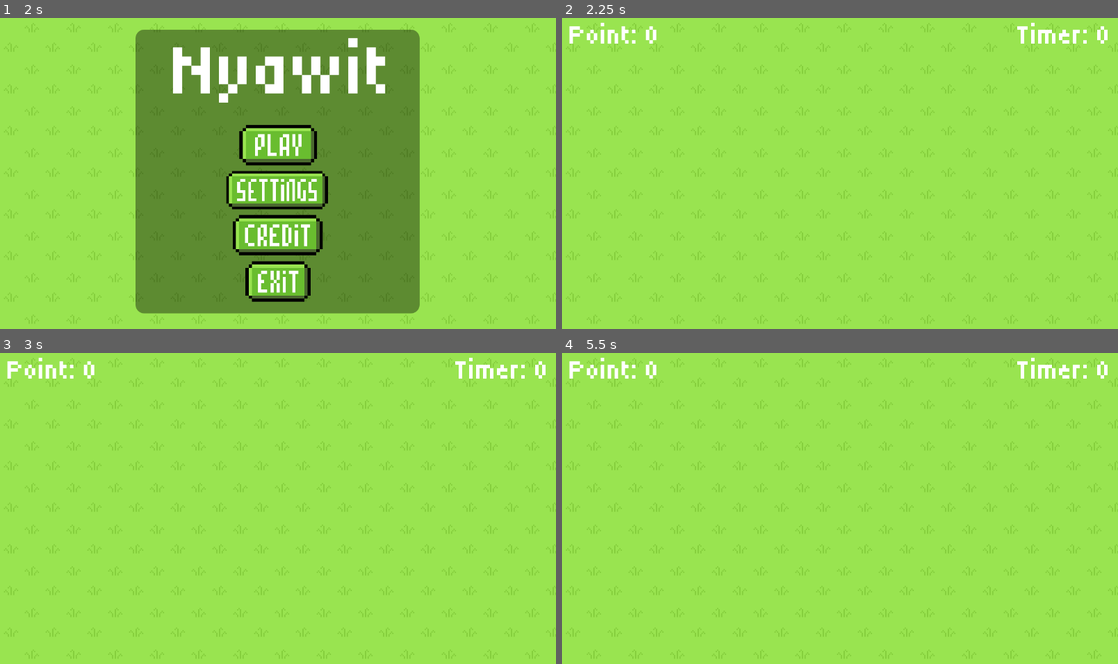
Above: before the commit, frames 1-4 (two rows, left to right).
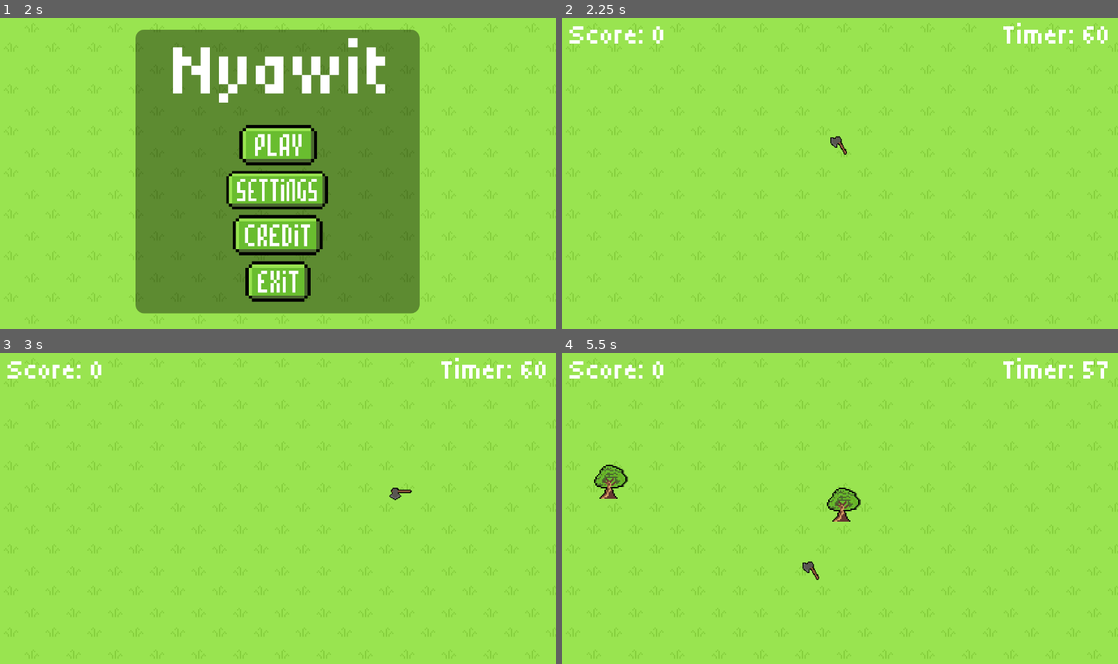
Above: after the commit, the same moments.

Repository: Blitzshooters/nyawit
Game: Godot game, scene res://Scenes/main.tscn
Same seed, same stepped clock (60 frames per second), same inputs: the game is played once before the commit and once after it. Sound files missing from this copy of the repository are replaced by a short silence.
Inputs (mouse positions are in pixels of both pictures, inside the frame that each line leads up to):
- Up to frame 1 (2 s): click (278, 189) at 0.5 s; click (489, 304) at 1.25 s
- Up to frame 2 (2.25 s): click (840, 145) at 2 s
- Up to frame 3 (3 s): tap Enter at 2.75 s; move the mouse to (400, 492) at 2.77 s; click (400, 492) at 2.92 s
- Up to frame 4 (5.5 s): tap Space at 3.5, 5 s; move the mouse to (728, 524) at 3.52 s; click (728, 524) at 3.67 s; tap Enter at 4.25 s; move the mouse to (895, 440) at 4.27 s; click (895, 440) at 4.42 s; move the mouse to (812, 570) at 5.02 s; click (812, 570) at 5.17 s

Frame 1 is identical in both runs. In frame 2, 0.8% of the frame differs, in the area x 1-96%, y 1-44%; in frame 3, 0.8%; in frame 4, 1.7%, in the area x 1-99%, y 1-73%.

Commit message:
feat: implement full gameplay - spawn trees/sawit, score, timer, pause, game over, axe cursor, settings autoload

Diff:
--- a/Scenes/gameplay.tscn
+++ b/Scenes/gameplay.tscn
@@ -2,20 +2,55 @@
 
 [ext_resource type="Script" uid="uid://buoeycebouu52" path="res://Scripts/gameplay.gd" id="1_wbxth"]
 [ext_resource type="FontFile" uid="uid://dsyubgcuupvn2" path="res://Font/Tiny5-Regular.ttf" id="2_wbxth"]
+[ext_resource type="Texture2D" uid="uid://btj3lojisical" path="res://Png/Ui2.png" id="3_rlidi"]
+[ext_resource type="Texture2D" uid="uid://dh6vs5h8iynjb" path="res://Png/Ui2onclick.png" id="4_1qnfl"]
+[ext_resource type="Texture2D" uid="uid://c5tbnhpdjjpk" path="res://Png/Ui1.png" id="5_urrcd"]
+[ext_resource type="Texture2D" uid="uid://f4fqstyg2msa" path="res://Png/Ui1onclick.png" id="6_puebw"]
+
+[sub_resource type="StyleBoxFlat" id="StyleBoxFlat_rlidi"]
+bg_color = Color(0.003921569, 0.003921569, 0.003921569, 0.39215687)
+corner_radius_top_left = 20
+corner_radius_top_right = 20
+corner_radius_bottom_right = 20
+corner_radius_bottom_left = 20
+
+[sub_resource type="AtlasTexture" id="AtlasTexture_rlidi"]
+atlas = ExtResource("5_urrcd")
+region = Rect2(4, 8, 25, 13)
+
+[sub_resource type="AtlasTexture" id="AtlasTexture_1qnfl"]
+atlas = ExtResource("6_puebw")
+region = Rect2(4, 8, 25, 13)
+
+[sub_resource type="AtlasTexture" id="AtlasTexture_urrcd"]
+atlas = ExtResource("3_rlidi")
+region = Rect2(9, 86, 43, 14)
+
+[sub_resource type="AtlasTexture" id="AtlasTexture_puebw"]
+atlas = ExtResource("4_1qnfl")
+region = Rect2(9, 86, 43, 14)
+
+[sub_resource type="AtlasTexture" id="AtlasTexture_5h7oy"]
+atlas = ExtResource("3_rlidi")
+region = Rect2(9, 86, 43, 14)
+
+[sub_resource type="AtlasTexture" id="AtlasTexture_ltefv"]
+atlas = ExtResource("4_1qnfl")
+region = Rect2(9, 86, 43, 14)
 
 [node name="Gameplay" type="Node2D" unique_id=1522893207]
 script = ExtResource("1_wbxth")
 
 [node name="CanvasLayer" type="CanvasLayer" parent="." unique_id=1391303074]
 
-[node name="PointLabel" type="Label" parent="CanvasLayer" unique_id=1151410765]
+[node name="ScoreLabel" type="Label" parent="CanvasLayer" unique_id=1151410765]
 offset_left = 17.0
 offset_top = 6.0
 offset_right = 225.0
 offset_bottom = 78.0
 theme_override_fonts/font = ExtResource("2_wbxth")
 theme_override_font_sizes/font_size = 64
-text = "Point: 0"
+text = "Score: 0"
 
 [node name="TimerLabel" type="Label" parent="CanvasLayer" unique_id=5742155]
 anchors_preset = 1
@@ -29,3 +64,193 @@
 theme_override_fonts/font = ExtResource("2_wbxth")
 theme_override_font_sizes/font_size = 64
 text = "Timer: 0"
+
+[node name="PauseMenu" type="Control" parent="CanvasLayer" unique_id=945697896]
+visible = false
+layout_mode = 3
+anchors_preset = 0
+offset_right = 1280.0
+offset_bottom = 720.0
+
+[node name="PanelContainer" type="PanelContainer" parent="CanvasLayer/PauseMenu" unique_id=2045116718]
+layout_mode = 1
+anchors_preset = 8
+anchor_left = 0.5
+anchor_top = 0.5
+anchor_right = 0.5
+anchor_bottom = 0.5
+offset_left = -327.0
+offset_top = -103.5
+offset_right = 327.0
+offset_bottom = 103.5
+grow_horizontal = 2
+grow_vertical = 2
+theme_override_styles/panel = SubResource("StyleBoxFlat_rlidi")
+
+[node name="PauseLabel" type="Label" parent="CanvasLayer/PauseMenu" unique_id=513607110]
+layout_mode = 1
+anchors_preset = 8
+anchor_left = 0.5
+anchor_top = 0.5
+anchor_right = 0.5
+anchor_bottom = 0.5
+offset_left = -288.0
+offset_top = -56.5
+offset_right = 288.0
+offset_bottom = 56.5
+grow_horizontal = 2
+grow_vertical = 2
+theme_override_fonts/font = ExtResource("2_wbxth")
+theme_override_font_sizes/font_size = 100
+text = "Game Paused"
+
+[node name="PlayTextureButton" type="TextureButton" parent="CanvasLayer/PauseMenu" unique_id=150513338]
+custom_minimum_size = Vector2(200, 100)
+layout_mode = 1
+anchors_preset = 2
+anchor_top = 1.0
+anchor_bottom = 1.0
+offset_left = 6.0
+offset_top = -109.0
+offset_right = 206.0
+offset_bottom = -9.0
+grow_vertical = 0
+texture_normal = SubResource("AtlasTexture_rlidi")
+texture_pressed = SubResource("AtlasTexture_1qnfl")
+ignore_texture_size = true
+stretch_mode = 5
+
+[node name="MainMenuTextureButton" type="TextureButton" parent="CanvasLayer/PauseMenu" unique_id=361051262]
+custom_minimum_size = Vector2(300, 100)
+layout_mode = 1
+anchors_preset = 3
+anchor_left = 1.0
+anchor_top = 1.0
+anchor_right = 1.0
+anchor_bottom = 1.0
+offset_left = -309.0
+offset_top = -109.0
+offset_right = -9.0
+offset_bottom = -9.0
+grow_horizontal = 0
+grow_vertical = 0
+texture_normal = SubResource("AtlasTexture_urrcd")
+texture_pressed = SubResource("AtlasTexture_puebw")
+ignore_texture_size = true
+stretch_mode = 5
+
+[node name="GameOverMenu1" type="Control" parent="CanvasLayer" unique_id=36495040]
+visible = false
+layout_mode = 3
+anchors_preset = 0
+offset_right = 1281.0
+offset_bottom = 720.0
+
+[node name="PanelContainer" type="PanelContainer" parent="CanvasLayer/GameOverMenu1" unique_id=602000327]
+layout_mode = 1
+anchors_preset = 8
+anchor_left = 0.5
+anchor_top = 0.5
+anchor_right = 0.5
+anchor_bottom = 0.5
+offset_left = -327.0
+offset_top = -103.5
+offset_right = 327.0
+offset_bottom = 103.5
+grow_horizontal = 2
+grow_vertical = 2
+theme_override_styles/panel = SubResource("StyleBoxFlat_rlidi")
+
+[node name="GameOverLabel" type="Label" parent="CanvasLayer/GameOverMenu1" unique_id=2124867282]
+layout_mode = 1
+anchors_preset = 8
+anchor_left = 0.5
+anchor_top = 0.5
+anchor_right = 0.5
+anchor_bottom = 0.5
+offset_left = -300.5
+offset_top = -56.5
+offset_right = 312.5
+offset_bottom = 56.5
+grow_horizontal = 2
+grow_vertical = 2
+theme_override_fonts/font = ExtResource("2_wbxth")
+theme_override_font_sizes/font_size = 100
+text = "Hidup J*****i!"
+
+[node name="MainMenuTextureButton" type="TextureButton" parent="CanvasLayer/GameOverMenu1" unique_id=1727819897]
+custom_minimum_size = Vector2(300, 100)
+layout_mode = 1
+anchors_preset = 3
+anchor_left = 1.0
+anchor_top = 1.0
+anchor_right = 1.0
+anchor_bottom = 1.0
+offset_left = -309.0
+offset_top = -109.0
+offset_right = -9.0
+offset_bottom = -9.0
+grow_horizontal = 0
+grow_vertical = 0
+texture_normal = SubResource("AtlasTexture_5h7oy")
+texture_pressed = SubResource("AtlasTexture_ltefv")
+ignore_texture_size = true
+stretch_mode = 5
+
+[node name="GameOverMenu2" type="Control" parent="CanvasLayer" unique_id=1242346180]
+visible = false
+layout_mode = 3
+anchors_preset = 0
+offset_right = 1281.0
+offset_bottom = 720.0
+
+[node name="PanelContainer" type="PanelContainer" parent="CanvasLayer/GameOverMenu2" unique_id=2093764091]
+layout_mode = 1
+anchors_preset = 8
+anchor_left = 0.5
+anchor_top = 0.5
+anchor_right = 0.5
+anchor_bottom = 0.5
+offset_left = -538.5
+offset_top = -103.5
+offset_right = 538.5
+offset_bottom = 103.5
+grow_horizontal = 2
+grow_vertical = 2
+theme_override_styles/panel = SubResource("StyleBoxFlat_rlidi")
+
+[node name="GameOverLabel" type="Label" parent="CanvasLayer/GameOverMenu2" unique_id=1961170720]
+layout_mode = 1
+anchors_preset = 8
+anchor_left = 0.5
+anchor_top = 0.5
+anchor_right = 0.5
+anchor_bottom = 0.5
+offset_left = -508.0
+offset_top = -56.5
+offset_right = 518.0
+offset_bottom = 56.5
+grow_horizontal = 2
+grow_vertical = 2
+theme_override_fonts/font = ExtResource("2_wbxth")
+theme_override_font_sizes/font_size = 100
+text = "Hey, antek antek-asing!"
+
+[node name="MainMenuTextureButton" type="TextureButton" parent="CanvasLayer/GameOverMenu2" unique_id=19145204]
+custom_minimum_size = Vector2(300, 100)
+layout_mode = 1
+anchors_preset = 3
+anchor_left = 1.0
+anchor_top = 1.0
+anchor_right = 1.0
+anchor_bottom = 1.0
+offset_left = -309.0
+offset_top = -109.0
+offset_right = -9.0
+offset_bottom = -9.0
+grow_horizontal = 0
+grow_vertical = 0
+texture_normal = SubResource("AtlasTexture_5h7oy")
+texture_pressed = SubResource("AtlasTexture_ltefv")
+ignore_texture_size = true
+stretch_mode = 5
--- a/Scripts/axe_cursor.gd
+++ b/Scripts/axe_cursor.gd
@@ -1,11 +1,15 @@
 extends AnimatedSprite2D
 
+func _ready() -> void:
+	Input.set_mouse_mode(Input.MOUSE_MODE_HIDDEN)
+	play("Idle")
 
-# Called when the node enters the scene tree for the first time.
-func _ready() -> void:
-	pass # Replace with function body.
+func _process(_delta: float) -> void:
+	global_position = get_global_mouse_position()
 
-
-# Called every frame. 'delta' is the elapsed time since the previous frame.
-func _process(delta: float) -> void:
-	pass
+func _input(event: InputEvent) -> void:
+	if event is InputEventMouseButton and event.button_index == MOUSE_BUTTON_LEFT:
+		if event.pressed:
+			play("OnClick")
+		else:
+			play("Idle")
--- /dev/null
+++ b/Scripts/game_settings.gd
@@ -0,0 +1,9 @@
+extends Node
+
+## Singleton untuk menyimpan nilai pengaturan antar scene.
+## Tambahkan script ini sebagai Autoload dengan nama "GameSettings" di:
+##   Project > Project Settings > Globals > Autoload
+
+var music_volume: float = 50.0
+var sfx_volume: float   = 50.0
+var speed_value: float  = 50.0
--- a/Scripts/gameplay.gd
+++ b/Scripts/gameplay.gd
@@ -1,11 +1,212 @@
 extends Node2D
 
-
-# Called when the node enters the scene tree for the first time.
+# ── Referensi scene spawn ─────────────────────────────────────────────────────
+const TREE_SCENE  := preload("res://Sprite/tree.tscn")
+const SAWIT_SCENE := preload("res://Sprite/sawit.tscn")
+const CURSOR_SCENE := preload("res://Sprite/axe_cursor.tscn")
+
+# ── Referensi audio ───────────────────────────────────────────────────────────
+const SFX_HIT    := preload("res://Audio/hittree.mp3")
+const BGM_STREAM := preload("res://Audio/gameplay.mp3")
+const WIN_STREAM := preload("res://Audio/hidup jokowi.mp3")
+const LOSE_STREAM:= preload("res://Audio/antek antek asing.mp3")
+
+# ── Referensi node UI (dari CanvasLayer) ──────────────────────────────────────
+@onready var score_label: Label         = $CanvasLayer/ScoreLabel
+@onready var timer_label: Label         = $CanvasLayer/TimerLabel
+@onready var pause_menu: Control        = $CanvasLayer/PauseMenu
+@onready var game_over_menu1: Control   = $CanvasLayer/GameOverMenu1
+@onready var game_over_menu2: Control   = $CanvasLayer/GameOverMenu2
+
+# Tombol di PauseMenu
+@onready var pause_play_btn: TextureButton     = $CanvasLayer/PauseMenu/PlayTextureButton
+@onready var pause_menu_btn: TextureButton     = $CanvasLayer/PauseMenu/MainMenuTextureButton
+
+# Tombol di GameOverMenu1 & 2
+@onready var go1_menu_btn: TextureButton = $CanvasLayer/GameOverMenu1/MainMenuTextureButton
+@onready var go2_menu_btn: TextureButton = $CanvasLayer/GameOverMenu2/MainMenuTextureButton
+
+# ── Variabel game ─────────────────────────────────────────────────────────────
+var score: int = 0
+var time_left: float = 60.0
+var game_active: bool = false
+var paused: bool = false
+
+# Spawn interval: diambil dari speed setting (0-100) lalu dimap ke detik
+# speed=0  → interval 3.0 detik (lambat)
+# speed=100 → interval 0.3 detik (cepat)
+var spawn_interval: float = 1.5   # nilai awal, akan di-override dari settings
+var spawn_timer: float = 0.0
+
+# Percepatan spawn: setiap detik interval dikurangi sedikit, minimal 0.2 detik
+const MIN_SPAWN_INTERVAL := 0.2
+const ACCELERATION := 0.02   # dikurangi per detik
+
+# ── Audio players ─────────────────────────────────────────────────────────────
+var bgm_player: AudioStreamPlayer
+var sfx_player: AudioStreamPlayer
+var end_player: AudioStreamPlayer
+
+# ── Pengaturan dari Settings (disimpan di global atau langsung baca) ──────────
+# Kita gunakan autoload sederhana via ProjectSettings; jika belum ada, fallback default
+var music_volume: float = 50.0
+var sfx_volume: float   = 50.0
+var speed_setting: float = 50.0   # 0-100
+
+# ── Spawn area ────────────────────────────────────────────────────────────────
+const VIEWPORT_W := 1280.0
+const VIEWPORT_H := 720.0
+const MARGIN_TOP := 100.0   # hindari area HUD atas
+const MARGIN     := 60.0
+
+# ─────────────────────────────────────────────────────────────────────────────
+
 func _ready() -> void:
-	pass # Replace with function body.
-
-
-# Called every frame. 'delta' is the elapsed time since the previous frame.
+	# Baca pengaturan dari GameSettings autoload
+	music_volume  = GameSettings.music_volume
+	sfx_volume    = GameSettings.sfx_volume
+	speed_setting = GameSettings.speed_value
+
+	# Hitung interval spawn awal dari speed setting
+	# speed 0 → 3.0s, speed 100 → 0.3s (linear)
+	spawn_interval = lerp(3.0, 0.3, speed_setting / 100.0)
+
+	# Setup audio
+	_setup_audio()
+
+	# Sembunyikan semua menu
+	pause_menu.visible = false
+	game_over_menu1.visible = false
+	game_over_menu2.visible = false
+
+	# Sambungkan tombol-tombol
+	pause_play_btn.pressed.connect(_on_resume_pressed)
+	pause_menu_btn.pressed.connect(_on_main_menu_pressed)
+	go1_menu_btn.pressed.connect(_on_main_menu_pressed)
+	go2_menu_btn.pressed.connect(_on_main_menu_pressed)
+
+	# Spawn cursor (pastikan cursor axe selalu di atas semua)
+	var cursor = CURSOR_SCENE.instantiate()
+	add_child(cursor)
+
+	game_active = true
+
+func _setup_audio() -> void:
+	# BGM
+	bgm_player = AudioStreamPlayer.new()
+	bgm_player.stream = BGM_STREAM
+	bgm_player.volume_db = linear_to_db(music_volume / 100.0)
+	bgm_player.autoplay = true
+	add_child(bgm_player)
+	bgm_player.finished.connect(func(): bgm_player.play())
+
+	# SFX (single player, bisa diganti AudioStreamPlayer jika ingin polyphonic)
+	sfx_player = AudioStreamPlayer.new()
+	sfx_player.stream = SFX_HIT
+	sfx_player.volume_db = linear_to_db(sfx_volume / 100.0)
+	add_child(sfx_player)
+
+	# End jingle player
+	end_player = AudioStreamPlayer.new()
+	add_child(end_player)
+
 func _process(delta: float) -> void:
-	pass
+	if not game_active or paused:
+		return
+
+	# ── Countdown timer ───────────────────────────────────────────────────────
+	time_left -= delta
+	timer_label.text = "Timer: %d" % max(0, int(ceil(time_left)))
+
+	if time_left <= 0.0:
+		_end_game()
+		return
+
+	# ── Spawn ─────────────────────────────────────────────────────────────────
+	spawn_timer += delta
+	if spawn_timer >= spawn_interval:
+		spawn_timer = 0.0
+		_spawn_object()
+
+		# Percepat spawn interval seiring waktu berlalu
+		spawn_interval = max(MIN_SPAWN_INTERVAL, spawn_interval - ACCELERATION * delta)
+
+func _input(event: InputEvent) -> void:
+	if event.is_action_pressed("ui_cancel"):   # Esc
+		if game_active:
+			if paused:
+				_resume()
+			else:
+				_pause()
+
+# ─── Spawn ────────────────────────────────────────────────────────────────────
+
+func _spawn_object() -> void:
+	var is_sawit := randf() < 0.5
+	var scene = SAWIT_SCENE if is_sawit else TREE_SCENE
+	var obj = scene.instantiate()
+
+	# Posisi acak di dalam viewport (hindari area HUD)
+	var rx := randf_range(MARGIN, VIEWPORT_W - MARGIN)
+	var ry := randf_range(MARGIN_TOP + MARGIN, VIEWPORT_H - MARGIN)
+	obj.position = Vector2(rx, ry)
+
+	# Sambungkan sinyal klik
+	obj.clicked.connect(_on_object_clicked.bind(is_sawit))
+
+	add_child(obj)
+
+# ─── Event handlers ───────────────────────────────────────────────────────────
+
+func _on_object_clicked(_node: Node2D, is_sawit: bool) -> void:
+	if not game_active:
+		return
+
+	# SFX tebang
+	sfx_player.play()
+
+	if is_sawit:
+		score -= 1
+	else:
+		score += 1
+
+	score_label.text = "Score: %d" % score
+
+func _pause() -> void:
+	paused = true
+	pause_menu.visible = true
+	get_tree().paused = true
+
+func _resume() -> void:
+	get_tree().paused = false
+	paused = false
+	pause_menu.visible = false
+
+func _on_resume_pressed() -> void:
+	_resume()
+
+func _on_main_menu_pressed() -> void:
+	# Pastikan game tidak pause saat kembali ke menu
+	get_tree().paused = false
+	Input.set_mouse_mode(Input.MOUSE_MODE_VISIBLE)
+	get_node("/root/Main").change_scene(load("res://Scenes/main_menu.tscn"))
+
+func _end_game() -> void:
+	game_active = false
+
+	# Hentikan BGM
+	bgm_player.stop()
+
+	# Tampilkan menu yang sesuai dan putar audio
+	if score >= 0:
+		game_over_menu1.visible = true
+		end_player.stream = WIN_STREAM
+	else:
+		game_over_menu2.visible = true
+		end_player.stream = LOSE_STREAM
+
+	end_player.volume_db = linear_to_db(music_volume / 100.0)
+	end_player.play()
+
+	# Kembalikan kursor sistem
+	Input.set_mouse_mode(Input.MOUSE_MODE_VISIBLE)
--- a/Scripts/sawit.gd
+++ b/Scripts/sawit.gd
@@ -1,11 +1,36 @@
 extends Area2D
 
+signal clicked(node)
 
-# Called when the node enters the scene tree for the first time.
+var _alive := true
+var _lifetime_timer := 0.0
+const LIFETIME := 2.0
+
+@onready var sprite: AnimatedSprite2D = $AnimatedSprite2D
+
 func _ready() -> void:
-	pass # Replace with function body.
+	sprite.play("default")
+	input_pickable = true
 
+func _process(delta: float) -> void:
+	if not _alive:
+		return
+	_lifetime_timer += delta
+	if _lifetime_timer >= LIFETIME:
+		_die_expired()
 
-# Called every frame. 'delta' is the elapsed time since the previous frame.
-func _process(delta: float) -> void:
-	pass
+func _input_event(_viewport, event: InputEvent, _shape_idx: int) -> void:
+	if not _alive:
+		return
+	if event is InputEventMouseButton and event.button_index == MOUSE_BUTTON_LEFT and event.pressed:
+		_alive = false
+		emit_signal("clicked", self)
+		sprite.play("cutdown")
+		sprite.animation_finished.connect(_on_cutdown_done)
+
+func _die_expired() -> void:
+	_alive = false
+	queue_free()
+
+func _on_cutdown_done() -> void:
+	queue_free()
--- a/Scripts/settings.gd
+++ b/Scripts/settings.gd
@@ -1,49 +1,50 @@
 extends Control
 
-# Slider node paths
 @onready var music_slider: HSlider = $HBoxContainer/MarginContainer2/VBoxContainer2/MusicHSlider
-@onready var sfx_slider: HSlider = $HBoxContainer/MarginContainer2/VBoxContainer2/SFXHSlider
-@onready var speed_slider: HSlider = $HBoxContainer/MarginContainer2/VBoxContainer2/SpeedHSlider
+@onready var sfx_slider:   HSlider = $HBoxContainer/MarginContainer2/VBoxContainer2/SFXHSlider
+@onready var speed_slider:  HSlider = $HBoxContainer/MarginContainer2/VBoxContainer2/SpeedHSlider
 
-# Value label node paths
 @onready var music_value: Label = $HBoxContainer/MarginContainer3/VBoxContainer3/MusicValue
-@onready var sfx_value: Label = $HBoxContainer/MarginContainer3/VBoxContainer3/SFXValue
-@onready var speed_value: Label = $HBoxContainer/MarginContainer3/VBoxContainer3/SpeedValue
+@onready var sfx_value:   Label = $HBoxContainer/MarginContainer3/VBoxContainer3/SFXValue
+@onready var speed_value:  Label = $HBoxContainer/MarginContainer3/VBoxContainer3/SpeedValue
 
-# Buttons
 @onready var main_menu_btn: TextureButton = $MainMenuTextureButton
-@onready var play_btn: TextureButton = $PlayTextureButton
+@onready var play_btn:      TextureButton = $PlayTextureButton
 
 func _ready() -> void:
-	# Set initial label values to match slider defaults
+	# Muat nilai tersimpan dari GameSettings autoload
+	music_slider.value = GameSettings.music_volume
+	sfx_slider.value   = GameSettings.sfx_volume
+	speed_slider.value = GameSettings.speed_value
+
+	# Setel label awal
 	music_value.text = str(int(music_slider.value))
-	sfx_value.text = str(int(sfx_slider.value))
-	speed_value.text = str(int(speed_slider.value))
+	sfx_value.text   = str(int(sfx_slider.value))
+	speed_value.text  = str(int(speed_slider.value))
 
-	# Connect slider value_changed signals
-	music_slider.value_changed.connect(_on_music_slider_changed)
-	sfx_slider.value_changed.connect(_on_sfx_slider_changed)
-	speed_slider.value_changed.connect(_on_speed_slider_changed)
+	# Sambungkan sinyal slider
+	music_slider.value_changed.connect(_on_music_changed)
+	sfx_slider.value_changed.connect(_on_sfx_changed)
+	speed_slider.value_changed.connect(_on_speed_changed)
 
-	# Connect buttons
+	# Sambungkan tombol
 	main_menu_btn.pressed.connect(_on_main_menu_pressed)
 	play_btn.pressed.connect(_on_play_pressed)
 
-func _on_music_slider_changed(value: float) -> void:
+func _on_music_changed(value: float) -> void:
 	music_value.text = str(int(value))
+	GameSettings.music_volume = value
 
-func _on_sfx_slider_changed(value: float) -> void:
+func _on_sfx_changed(value: float) -> void:
 	sfx_value.text = str(int(value))
+	GameSettings.sfx_volume = value
 
-func _on_speed_slider_changed(value: float) -> void:
+func _on_speed_changed(value: float) -> void:
 	speed_value.text = str(int(value))
+	GameSettings.speed_value = value
 
 func _on_main_menu_pressed() -> void:
-	get_node("/root/Main").change_scene(
-		load("res://Scenes/main_menu.tscn")
-	)
+	get_node("/root/Main").change_scene(load("res://Scenes/main_menu.tscn"))
 
 func _on_play_pressed() -> void:
-	get_node("/root/Main").change_scene(
-		load("res://Scenes/gameplay.tscn")
-	)
+	get_node("/root/Main").change_scene(load("res://Scenes/gameplay.tscn"))
--- a/Scripts/tree.gd
+++ b/Scripts/tree.gd
@@ -1,11 +1,36 @@
 extends Area2D
 
+signal clicked(node)
 
-# Called when the node enters the scene tree for the first time.
+var _alive := true
+var _lifetime_timer := 0.0
+const LIFETIME := 2.0
+
+@onready var sprite: AnimatedSprite2D = $AnimatedSprite2D
+
 func _ready() -> void:
-	pass # Replace with function body.
+	sprite.play("default")
+	input_pickable = true
 
+func _process(delta: float) -> void:
+	if not _alive:
+		return
+	_lifetime_timer += delta
+	if _lifetime_timer >= LIFETIME:
+		_die_expired()
 
-# Called every frame. 'delta' is the elapsed time since the previous frame.
-func _process(delta: float) -> void:
-	pass
+func _input_event(_viewport, event: InputEvent, _shape_idx: int) -> void:
+	if not _alive:
+		return
+	if event is InputEventMouseButton and event.button_index == MOUSE_BUTTON_LEFT and event.pressed:
+		_alive = false
+		emit_signal("clicked", self)
+		sprite.play("cutdown")
+		sprite.animation_finished.connect(_on_cutdown_done)
+
+func _die_expired() -> void:
+	_alive = false
+	queue_free()
+
+func _on_cutdown_done() -> void:
+	queue_free()
--- a/project.godot
+++ b/project.godot
@@ -28,3 +28,7 @@
 
 textures/canvas_textures/default_texture_filter=0
 rendering_device/driver.windows="d3d12"
+
+[autoload]
+
+GameSettings="*res://Scripts/game_settings.gd"
Not shown, added: Scripts/game_settings.gd.uid
